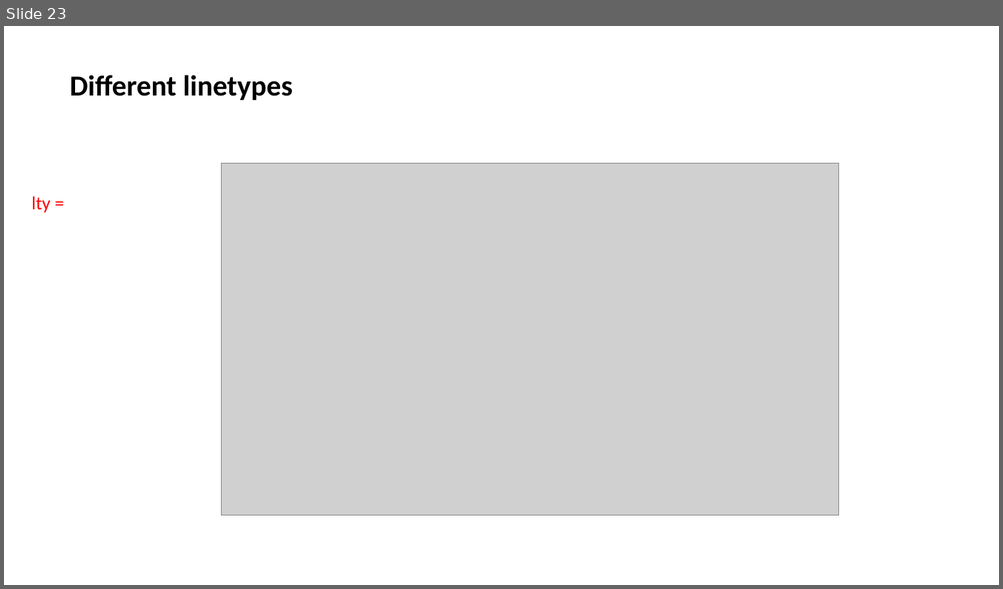
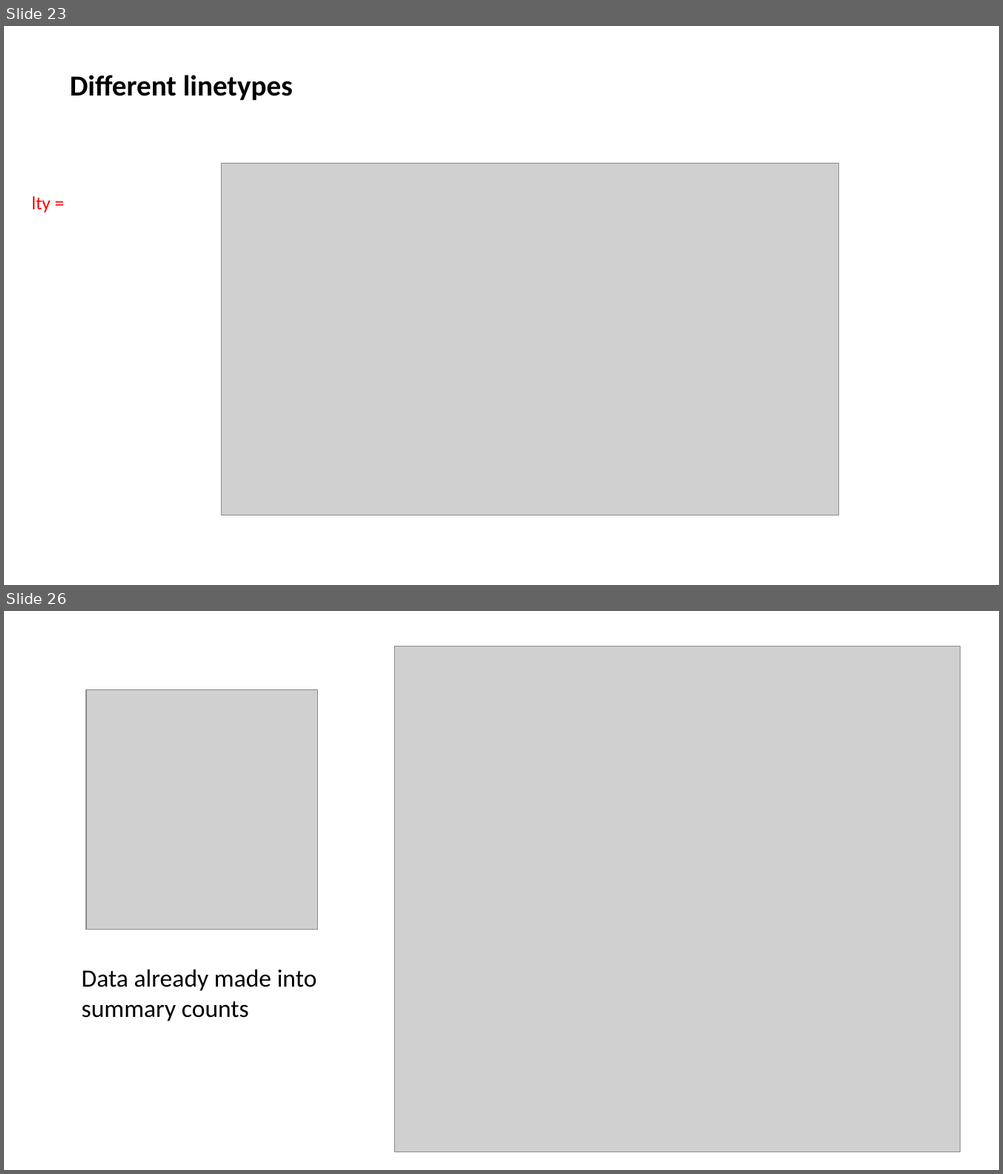
Before and after one commit to jalapic/PSY317L, a slide deck: slides/intro_ggplot2.pptx. Shown one above the other, each under a label of ours: slide 23 before the commit, slides 23 and 26 after it; the slides between them are not shown. The pictures are 1003x589 and 1003x1174 pixels, drawn with LibreOffice and Linux fonts; fonts in the diff are those of the drawing; grey boxes stand for pictures. Boxes give left, top, right and bottom in pixels: in the first picture for what was removed or moved away, otherwise in the second. Text is boxed around its words. In the diff, an @@ line names an element or a change of style, - is before the commit and + after.

```diff
--- a/slides/intro_ggplot2.pptx
+++ b/slides/intro_ggplot2.pptx
@@ slide 26 added at bbox=[4, 611, 999, 1170], background #FFFFFF @@
@@ picture added at bbox=[394, 646, 960, 1153] @@
@@ picture added at bbox=[86, 689, 317, 930] @@
@@ text added at bbox=[82, 969, 317, 1022], 24 pt, text #000000 @@
+Data already made into summary counts
```
Also in this commit, not shown: 1 slide changed, 10 other slides added, 6 other files.
